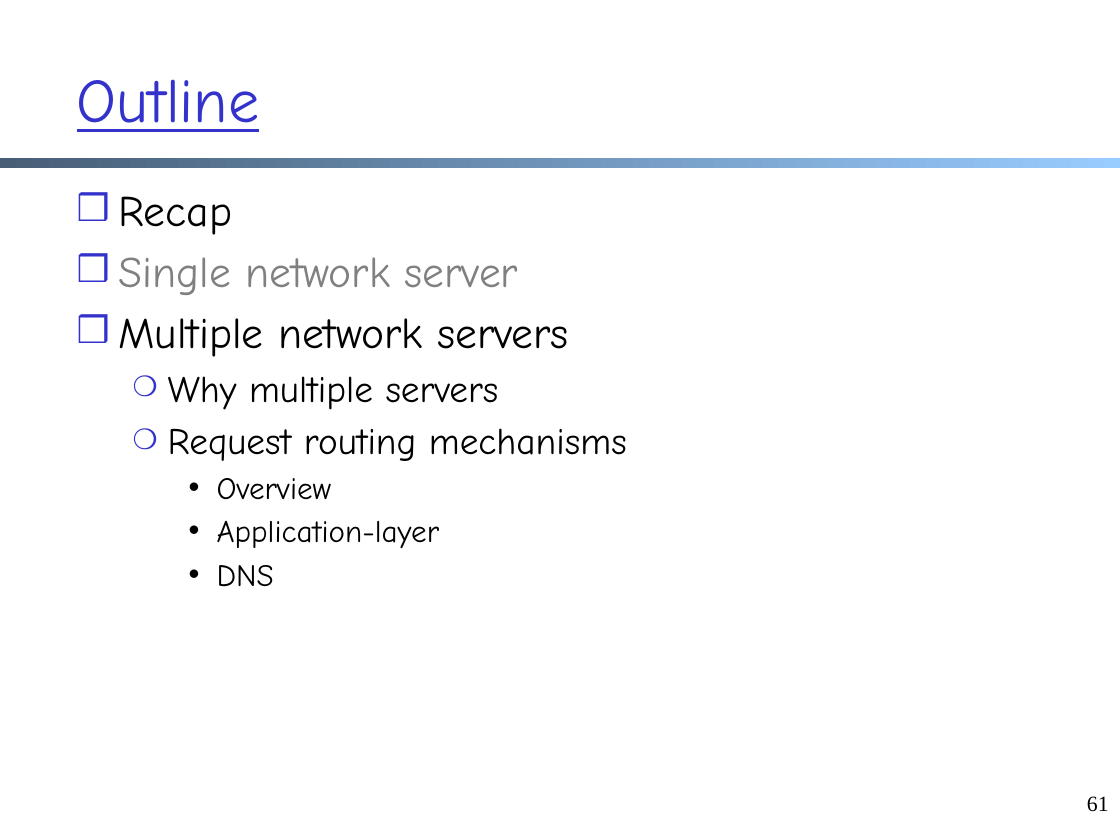
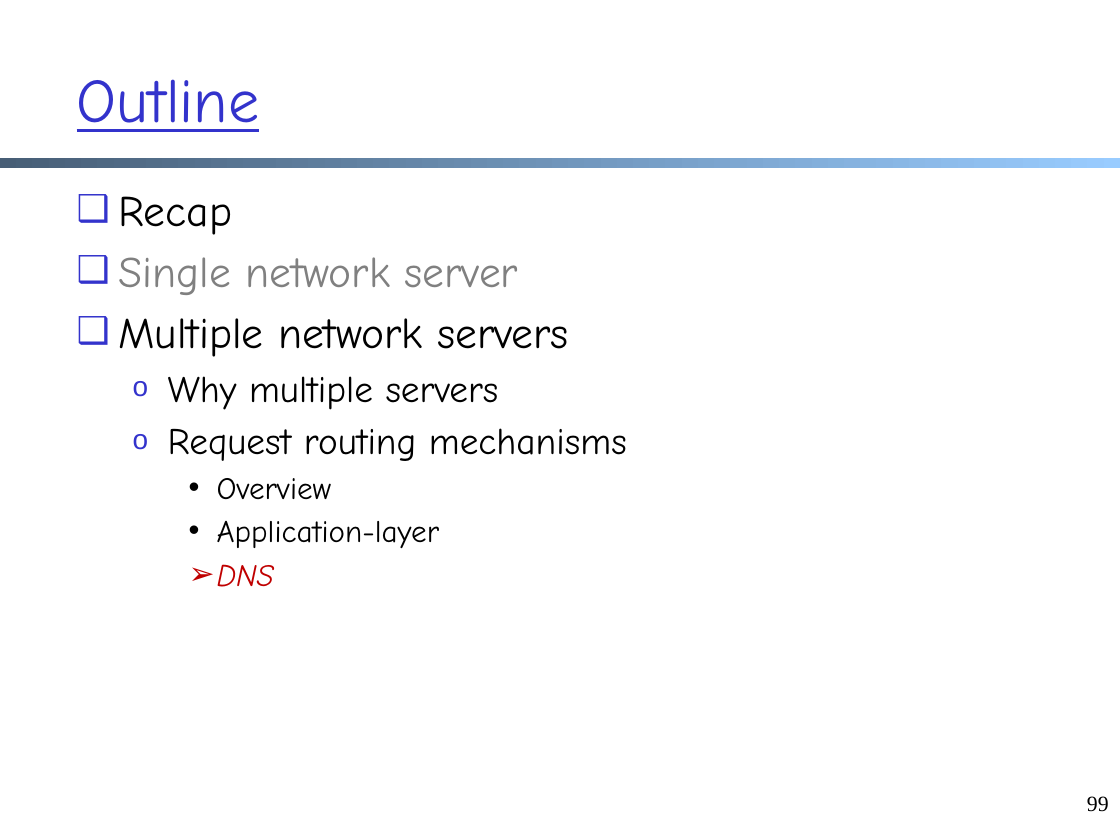
Before and after one commit to xiangq27/xiangq27.github.io, a slide deck: slide 99 of courses/cnns-xmuf21/files/lectures/application-op-analysis-load-balance.pptx (slide 61 before the commit). Drawn at 1120x840 pixels with LibreOffice and Linux fonts; fonts in the diff are those of the drawing. Boxes give left, top, right and bottom in pixels: in the first picture for what was removed or moved away, otherwise in the second. Text is boxed around its words. In the diff, an @@ line names an element or a change of style, - is before the commit and + after.

```diff
--- a/courses/cnns-xmuf21/files/lectures/application-op-analysis-load-balance.pptx
+++ b/courses/cnns-xmuf21/files/lectures/application-op-analysis-load-balance.pptx
@@ text at [119,196,627,587]: text colour #000000 to #C00000, italic on in "DNS"; bullet ❒ to ❑; bullet ❍ to o; bullet • to ➢ @@
@@ page number at [1087,796,1109,812]: text changed @@
-61
+99
```
Also in this commit, not shown: 43 other slides changed, 42 slides added, 1 slide removed, 23 other files.
